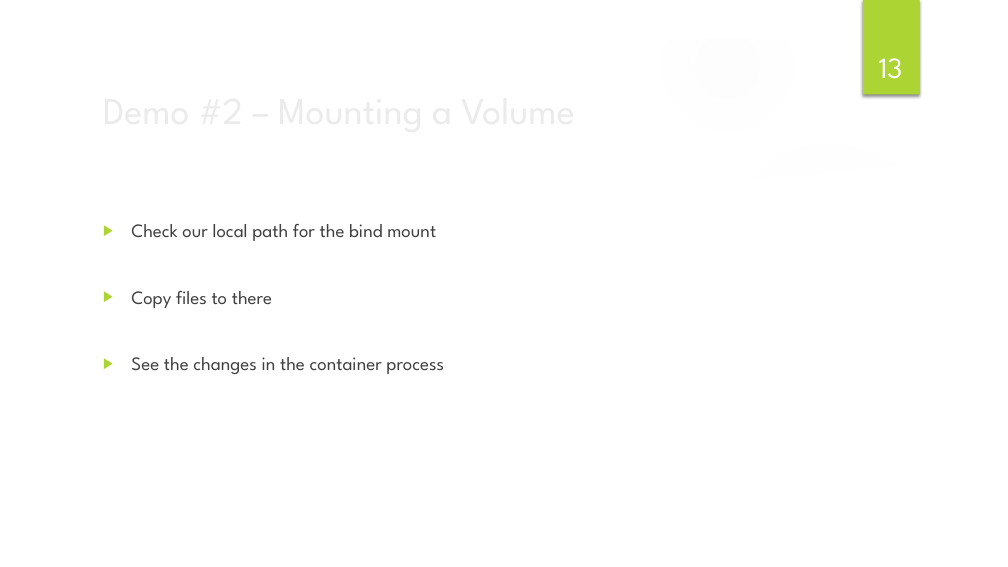
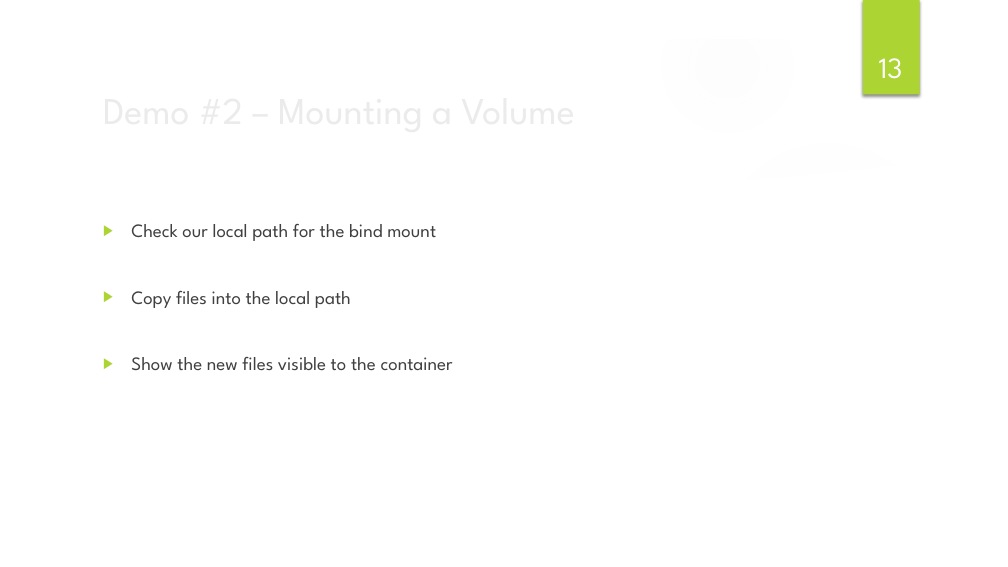
Before and after one commit to ilanham/Presentations, a slide deck: slide 13 of Developing for SQL Server with Docker.pptx. Drawn at 1008x567 pixels with LibreOffice and Linux fonts; fonts in the diff are those of the drawing; background and template pictures are left out. Boxes give left, top, right and bottom in pixels: in the first picture for what was removed or moved away, otherwise in the second. Text is boxed around its words. In the diff, an @@ line names an element or a change of style, - is before the commit and + after.

```diff
--- a/Developing for SQL Server with Docker.pptx
+++ b/Developing for SQL Server with Docker.pptx
@@ text at [131, 291, 453, 370]: text changed @@
-▶ Copy files to there
-▶ See the changes in the container process
+▶ Copy files into the local path
+▶ Show the new files visible to the container
```
Also in this commit, not shown: 4 other slides changed.
